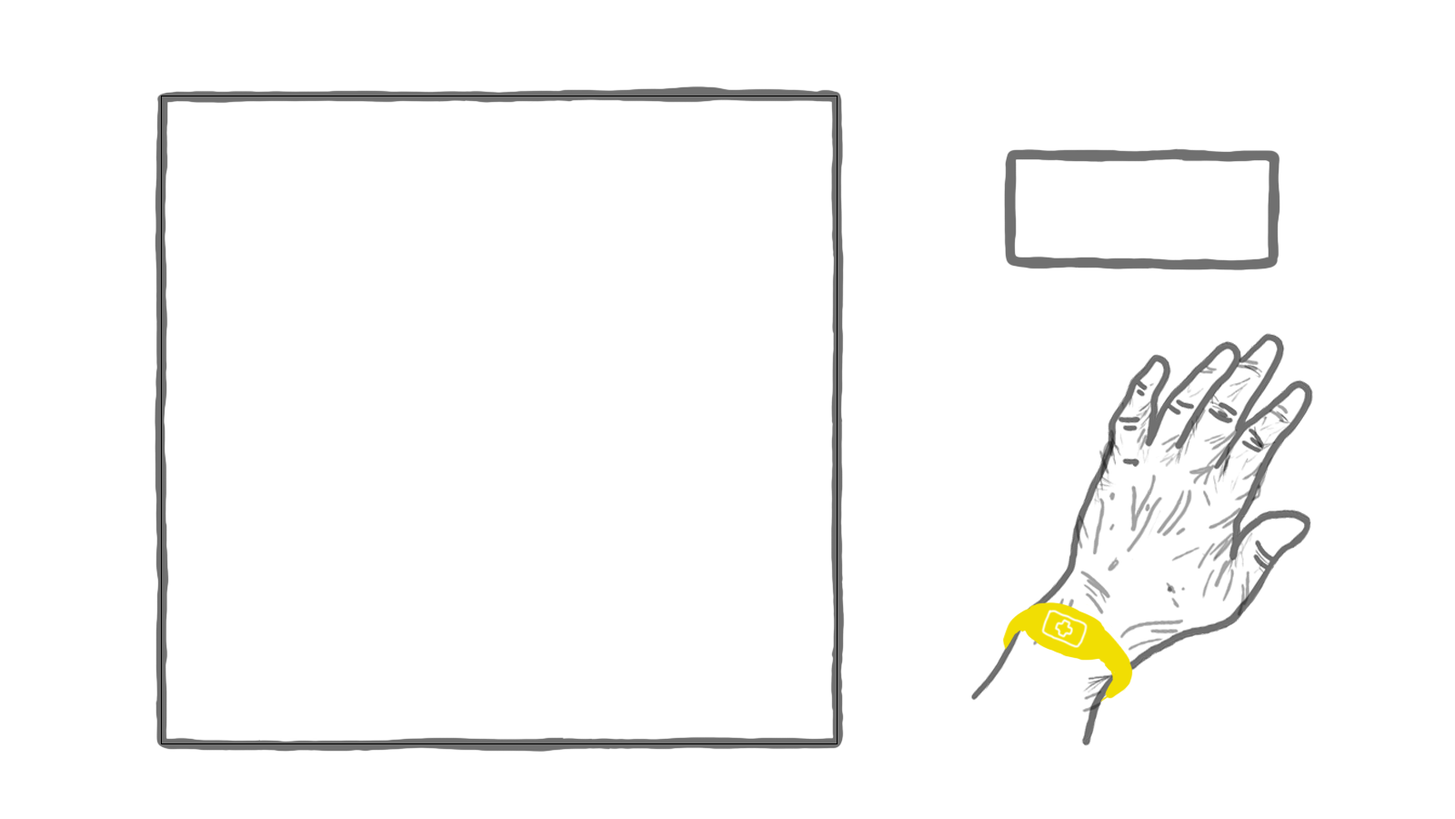
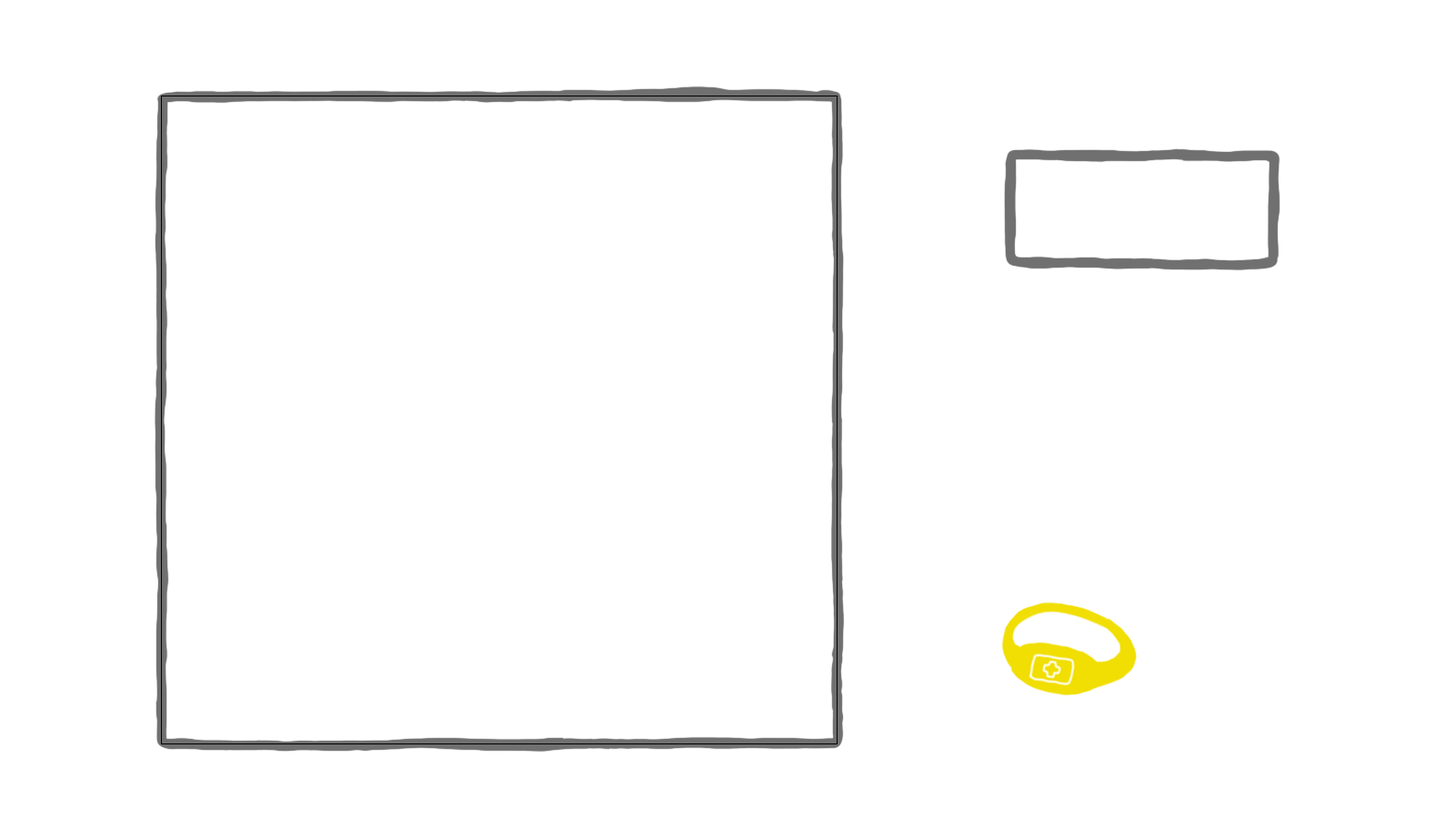
Layered file, before and after one edit (1455 × 819). Changes by layer:
hid "ring copy" over (x1=971, y1=331, x2=1314, y2=746)
showed "ring", painted on it over (x1=1001, y1=601, x2=1138, y2=705)
